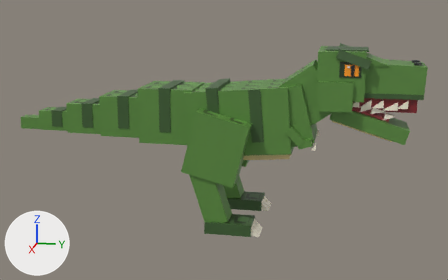
The glTF model models/CannonTame/Animals/TRex/TRex.glb as it was, and as the next commit left it.
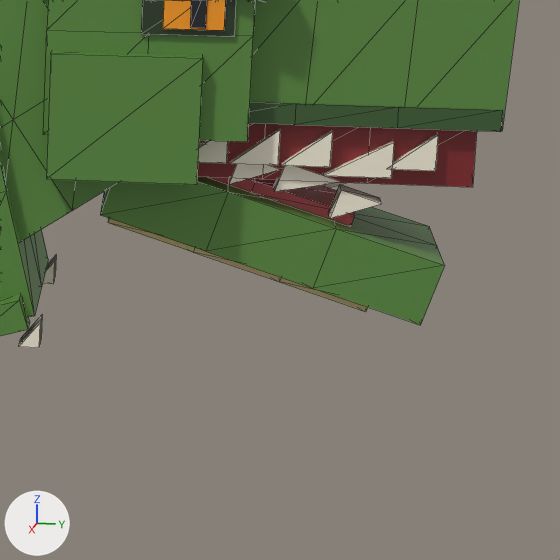
Each version appears first whole from a 50 mm lens placed at (26.52, 5.97, 6.3), pointed at (-0.05, 0.66, -0.34), and next in a close-up on the part from 68% to 98% of the width and 25% to 71% of the height. Every picture has the same lights, and +X, +Y and +Z are marked at lower left. The older version's two pictures come first. The close-ups show mesh edges as thin lines. Vertices at exactly the same position are counted once.

Objects in the first close-up: 'TRex'.
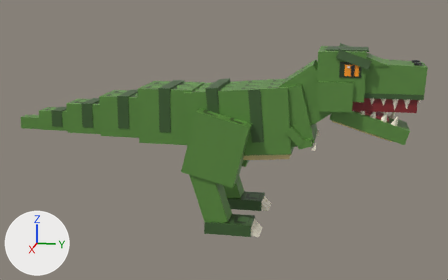
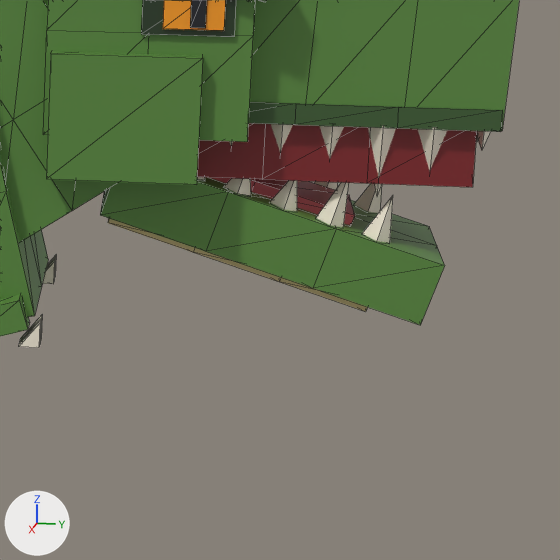
Where the change shows, as pixel boxes (x1, y1, x2, y2) in the close-ups (560 x 560 px):
part 1 of me_trex, deleted: before (198, 128, 438, 192)
part 2 of me_trex, reshaped: before (322, 182, 382, 219); after (197, 124, 491, 243)

What changed in the scene script:
```text
Change me_trex:
    used by ob_trex; location = (0.0, 0.0, 0.0)
    remove me_trex.from_pydata(...)  # 918 vertices, 1536 faces; spans x -2.2..2.2, y -9.0..9.0, z -3.9..3.9
    add me_trex.from_pydata(...)  # 960 vertices, 1592 faces; spans x -2.2..2.2, y -9.0..9.0, z -3.9..3.9
    me_trex part 1: 16 loose pieces with 96 vertices, spanning x -1.0..1.0, y 6.0..8.4, z 1.3..1.9, are deleted
    me_trex part 2
    10 vertices are removed from x -0.9..0.9, y 7.5..7.9, z 1.0..1.3
    16 faces are deleted
    2 vertices move within x -0.6..0.6, y 7.5, z 1.0
    148 vertices are added at x -1.0..1.0, y 5.9..9.0, z 0.8..2.0
    200 new faces join them
```
